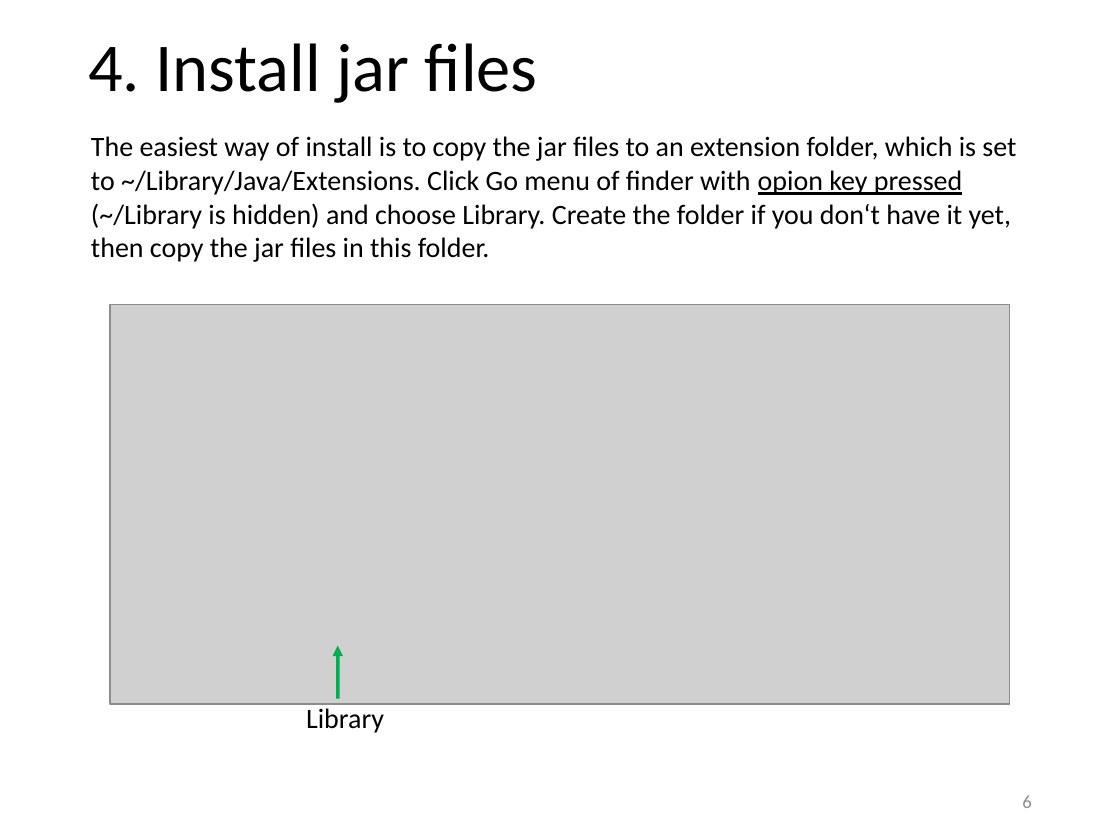
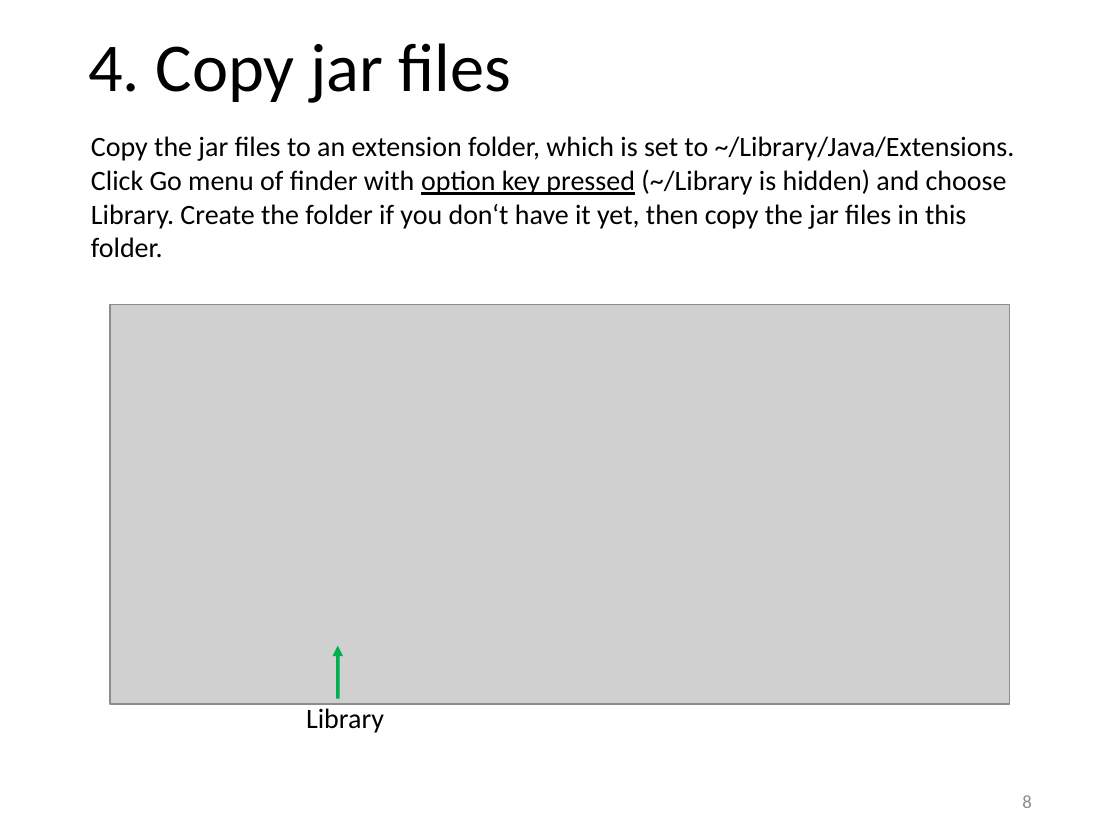
Before and after one commit to yagikiyoshi/sindo, a slide deck: slide 9 of doc/JSindo/install_mac.pptx (slide 7 before the commit). Drawn at 1120x840 pixels with LibreOffice and Linux fonts; fonts in the diff are those of the drawing; grey boxes stand for pictures. Boxes give left, top, right and bottom in pixels: in the first picture for what was removed or moved away, otherwise in the second. Text is boxed around its words. In the diff, an @@ line names an element or a change of style, - is before the commit and + after.

Commit message:
modified install document for JSindo

```diff
--- a/doc/JSindo/install_mac.pptx
+++ b/doc/JSindo/install_mac.pptx
@@ title at [88, 43, 512, 103]: text changed @@
-4. Install jar files
+4. Copy jar files
@@ text at [91, 136, 1015, 257]: text changed @@
-The easiest way of install is to copy the jar files to an extension folder, which is set to ~/Library/Java/Extensions. Click Go menu of finder with opion key pressed (~/Library is hidden) and choose Library. Create the folder if you don‘t have it yet, then copy the jar files in this folder.
+Copy the jar files to an extension folder, which is set to ~/Library/Java/Extensions. Click Go menu of finder with option key pressed (~/Library is hidden) and choose Library. Create the folder if you don‘t have it yet, then copy the jar files in this folder.
@@ page number at [1022, 795, 1031, 808]: text changed @@
-6
+8
```
Also in this commit, not shown: 4 other slides changed, 4 slides added, 1 slide removed, 6 other files.
